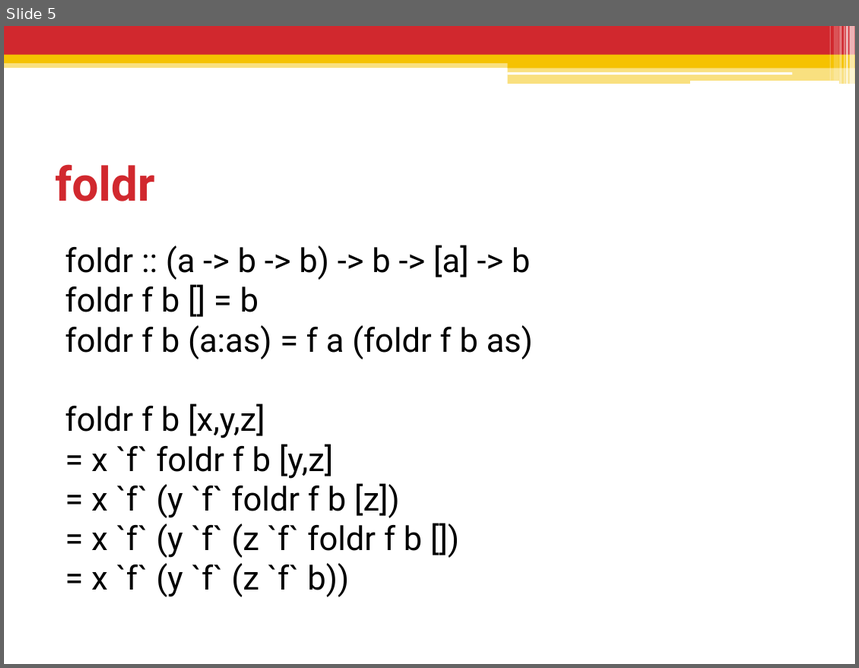
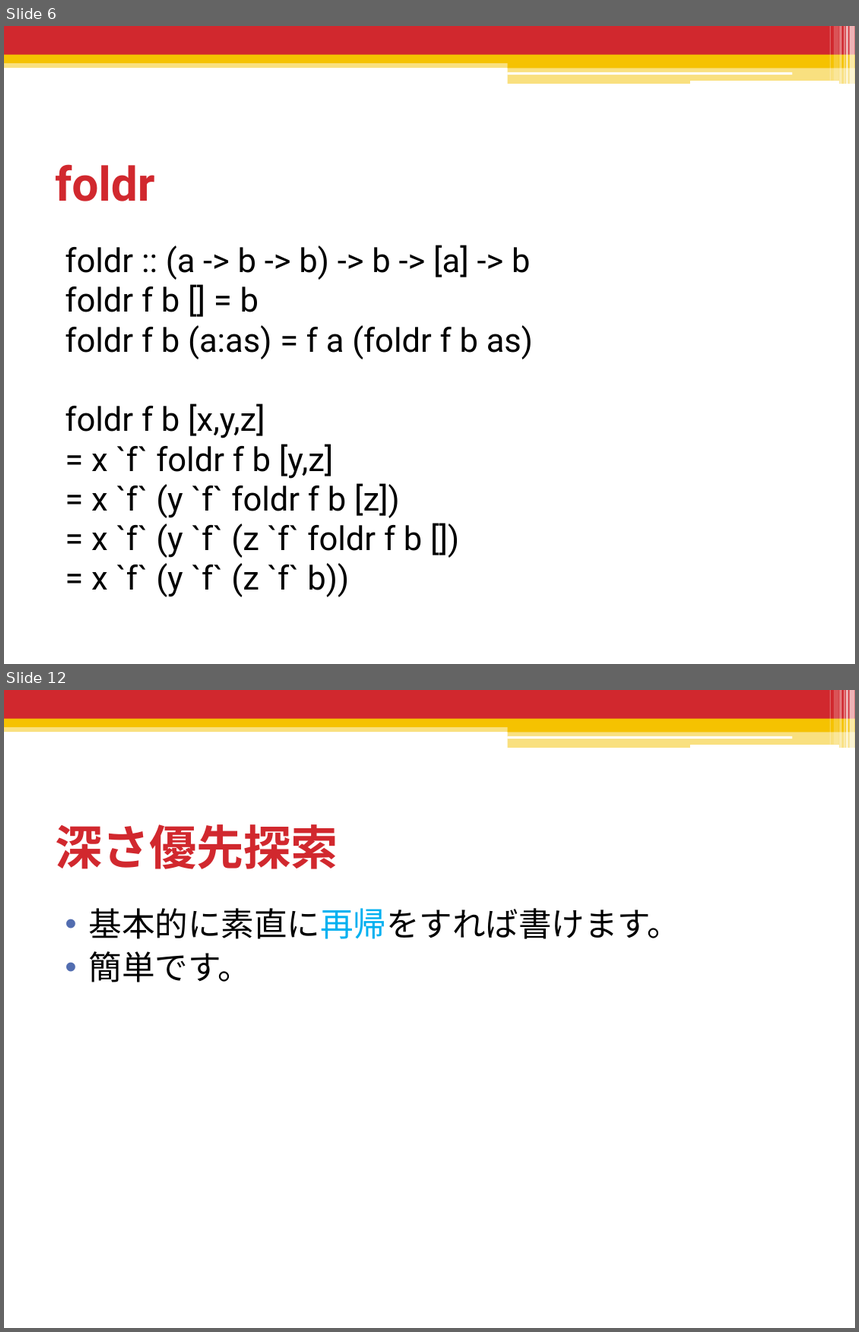
Before and after one commit to shiatsumat/HaskellLecture, a slide deck: 3_recursion_data/slides/3_recursion_data.pptx. Shown one above the other, each under a label of ours: slide 5 before the commit, slides 6 and 12 after it; the slides between them are not shown. The pictures are 859x668 and 859x1332 pixels, drawn with LibreOffice and Linux fonts; fonts in the diff are those of the drawing. Boxes give left, top, right and bottom in pixels: in the first picture for what was removed or moved away, otherwise in the second. Text is boxed around its words. In the diff, an @@ line names an element or a change of style, - is before the commit and + after.

```diff
--- a/3_recursion_data/slides/3_recursion_data.pptx
+++ b/3_recursion_data/slides/3_recursion_data.pptx
@@ slide 12 added at [4,690,855,1328], background #FFFFFF; not listed: 13 template elements that a slide beside it also shows @@
@@ title added at [55,825,338,869], 40 pt, text #D1282E, bold @@
+深さ優先探索
@@ text added at [89,908,681,983], 28 pt, text #000000 @@
+• 基本的に素直に再帰をすれば書けます。
+• 簡単です。
@@ what was slide 5 is now slide 6 @@
```
Also in this commit, not shown: 16 other slides added, 3 slides removed, 26 other files.
